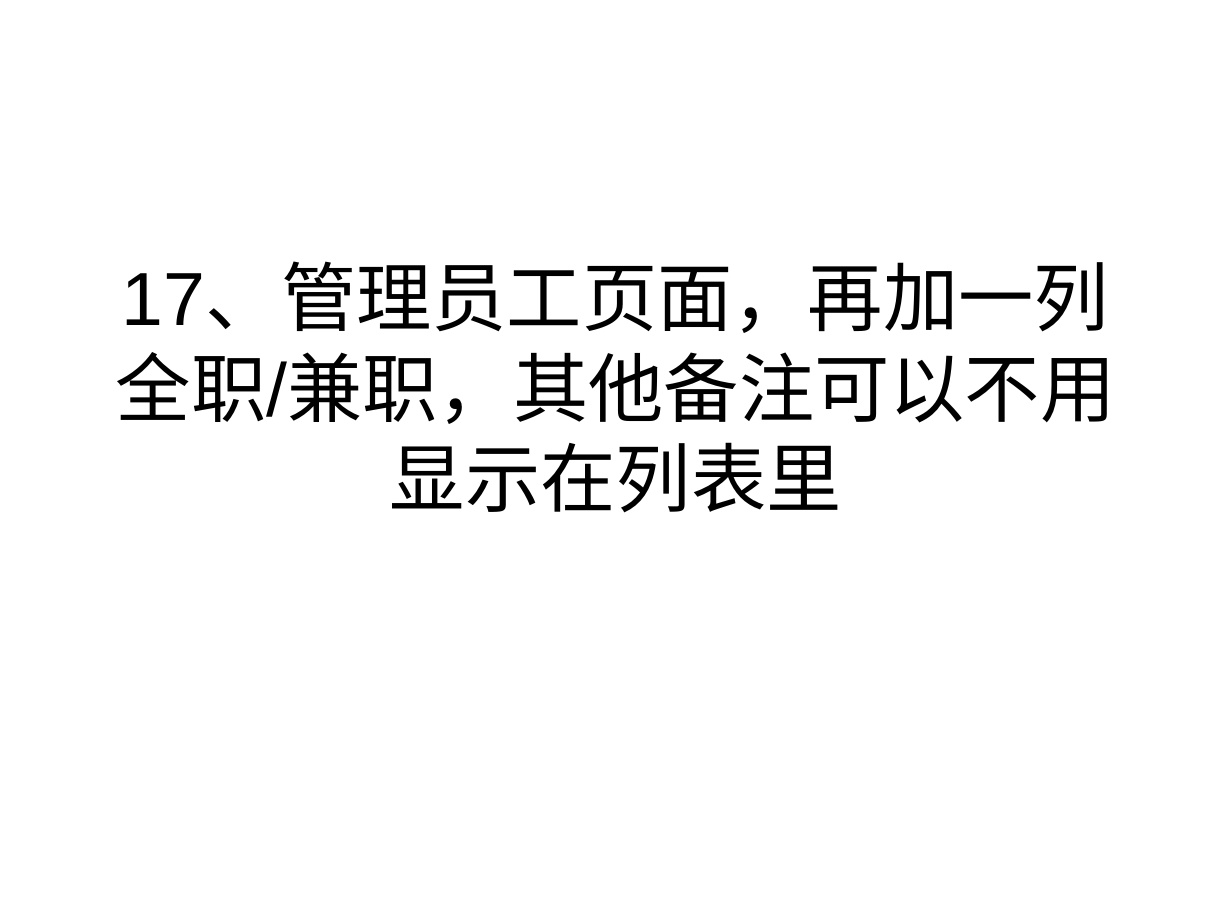
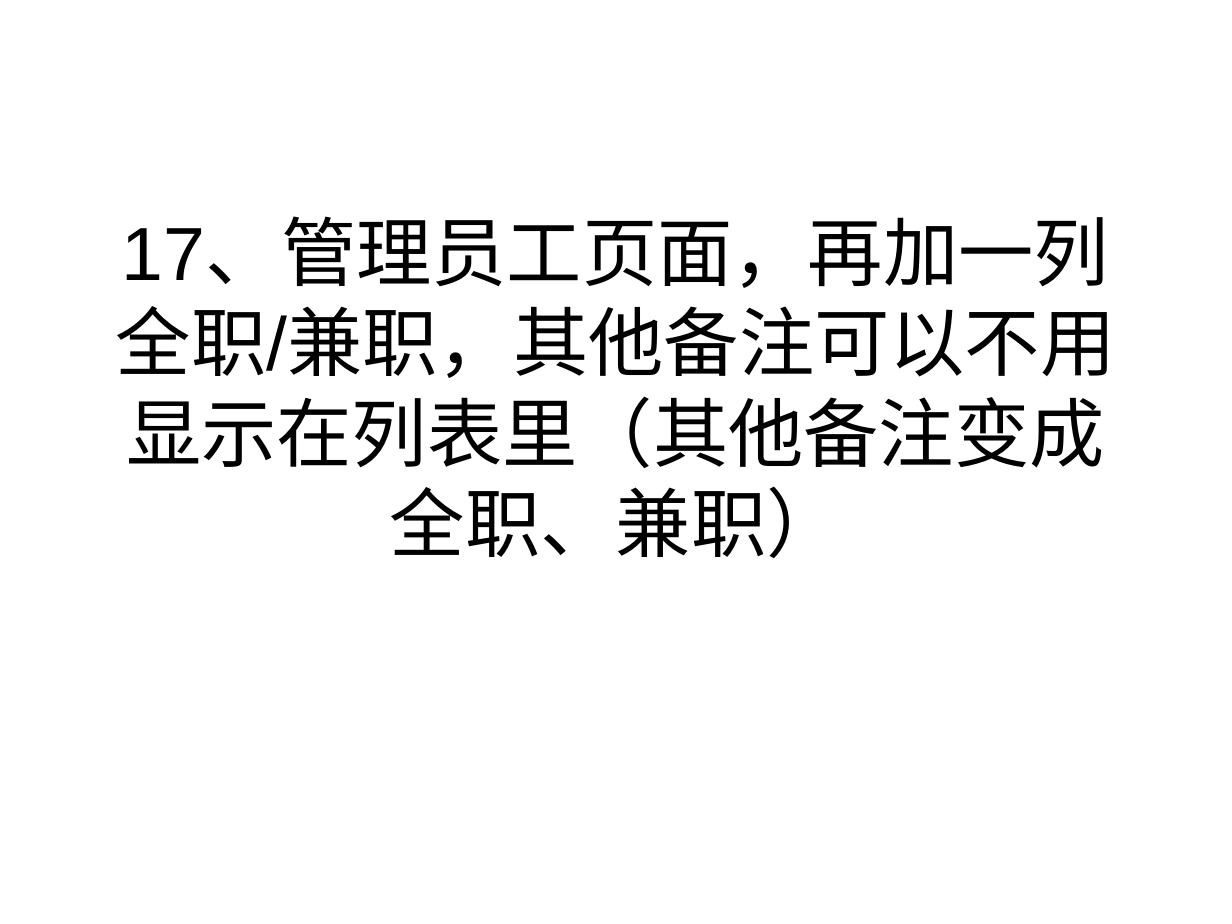
Before and after one commit to lieoluntan/sdpkRW, a slide deck: slide 17 of 个人测试任务表/0121测试问题/0121总任务（16点修订版）.ppt. Drawn at 1232x924 pixels with LibreOffice and Linux fonts; fonts in the diff are those of the drawing. Boxes give left, top, right and bottom in pixels: in the first picture for what was removed or moved away, otherwise in the second. Text is boxed around its words. In the diff, an @@ line names an element or a change of style, - is before the commit and + after.

```diff
--- a/个人测试任务表/0121测试问题/0121总任务（16点修订版）.ppt
+++ b/个人测试任务表/0121测试问题/0121总任务（16点修订版）.ppt
@@ title at [116, 221, 1116, 558]: text changed @@
-17、管理员工页面，再加一列全职/兼职，其他备注可以不用显示在列表里
+17、管理员工页面，再加一列全职/兼职，其他备注可以不用显示在列表里（其他备注变成全职、兼职）
```
Also in this commit, not shown: 7 other slides changed, 1 slide added.
